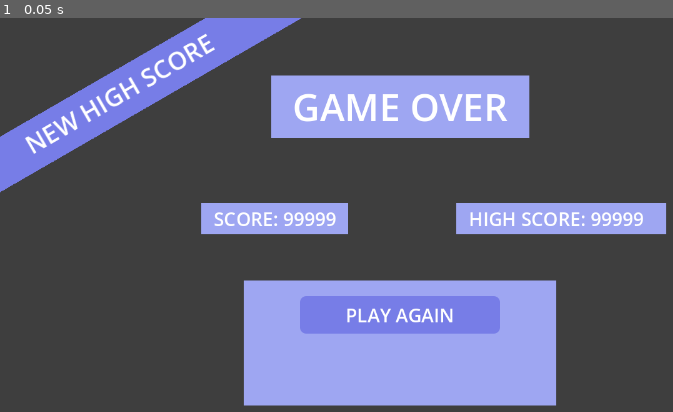
Above: before the commit, frame 1.
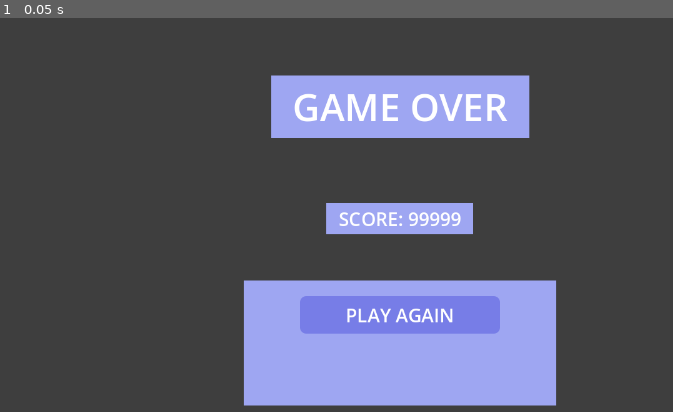
Above: after the commit, the same moment.

Repository: lolyay270/Mobile-Dev-Small
Game: Godot game, scene res://scenes/gameOver.tscn
The game is run twice, just before and just after one commit, with the same random seed, the same clock (stepped at 60 frames per second) and the same inputs. This scene is started directly instead of the project's main scene.
Inputs:
- Up to frame 1 (0.05 s): no input

The runs differ from the first frame. In frame 1, 10% of the frame differs, in the area x 0-99%, y 0-55%.
Error in both runs: Invalid access to property or key 'score' on a base object of type 'null instance'. (res://scripts/gameOver.gd:7)

Commit message:
fix(gameOver): hidden "should have" features

Diff:
--- a/scenes/gameOver.tscn
+++ b/scenes/gameOver.tscn
@@ -66,9 +66,9 @@
 anchor_top = 0.5
 anchor_right = 0.5
 anchor_bottom = 0.5
-offset_left = -298.0
+offset_left = -98.0
 offset_top = -60.0
-offset_right = -102.0
+offset_right = 98.0
 offset_bottom = -18.0
 grow_horizontal = 2
 grow_vertical = 2
@@ -91,6 +91,7 @@
 color = Color(0.6175, 0.65075, 0.95, 1)
 
 [node name="high score" type="Label" parent="BG"]
+visible = false
 z_index = 2
 layout_mode = 1
 anchors_preset = 8
@@ -156,6 +157,7 @@
 text = "PLAY AGAIN"
 
 [node name="new high score" type="Label" parent="BG"]
+visible = false
 z_index = 1
 layout_mode = 1
 offset_left = 7.0
